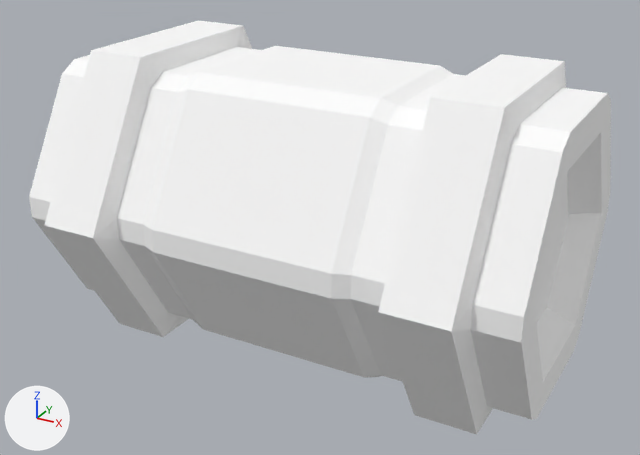
The glTF model public/siege/scifi/meadow_SM_Prop_SciFiCrate_02.gltf, before and after one commit.
Both versions are drawn from a 50 mm lens placed at (1.125, -2.056, 1.329), pointed at (0.008, -0.026, 0.314). Lighting does not change. The marker at lower left points along +X, +Y and +Z. The picture after the commit comes second. Where no turn or scale is listed for an object, it has been applied to the vertices.

The first picture shows 'SM_Prop_SciFiCrate_02'.
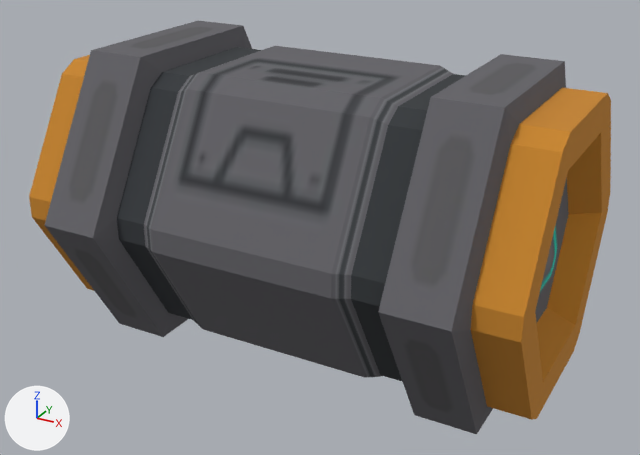
Changed parts and their boxes [x1, y1, x2, y2] in the pictures (640 x 455 px):
'SM_Prop_SciFiCrate_02', surface changed (white to grey): [29, 21, 611, 434] in both

Patch to the scene script:
```diff
--- a/public/siege/scifi/meadow_SM_Prop_SciFiCrate_02.gltf.py
+++ b/public/siege/scifi/meadow_SM_Prop_SciFiCrate_02.gltf.py
@@ img_polygonnaturebiomes_meadow_texture_01 @@
+img_polygonnaturebiomes_meadow_texture_01 = load_image('PolygonNatureBiomes_Meadow_Texture_01', 'PolygonNatureBiomes_Meadow_Texture_01.webp', 4096, 4096, 'sRGB')
@@ mat_explorer_mat30 @@
 mat_explorer_mat30 = principled_material('Explorer_MAT30')
-mat_explorer_mat30.base_color = (1.0, 1.0, 1.0)  # white #ffffff
+mat_explorer_mat30.texture = img_polygonnaturebiomes_meadow_texture_01
 mat_explorer_mat30.roughness = 1.0
```
